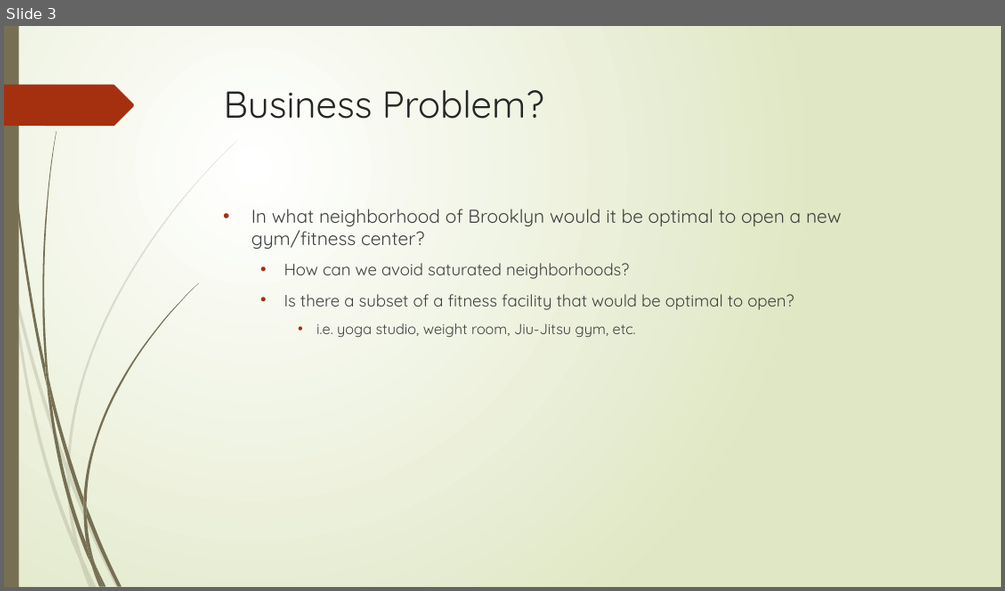
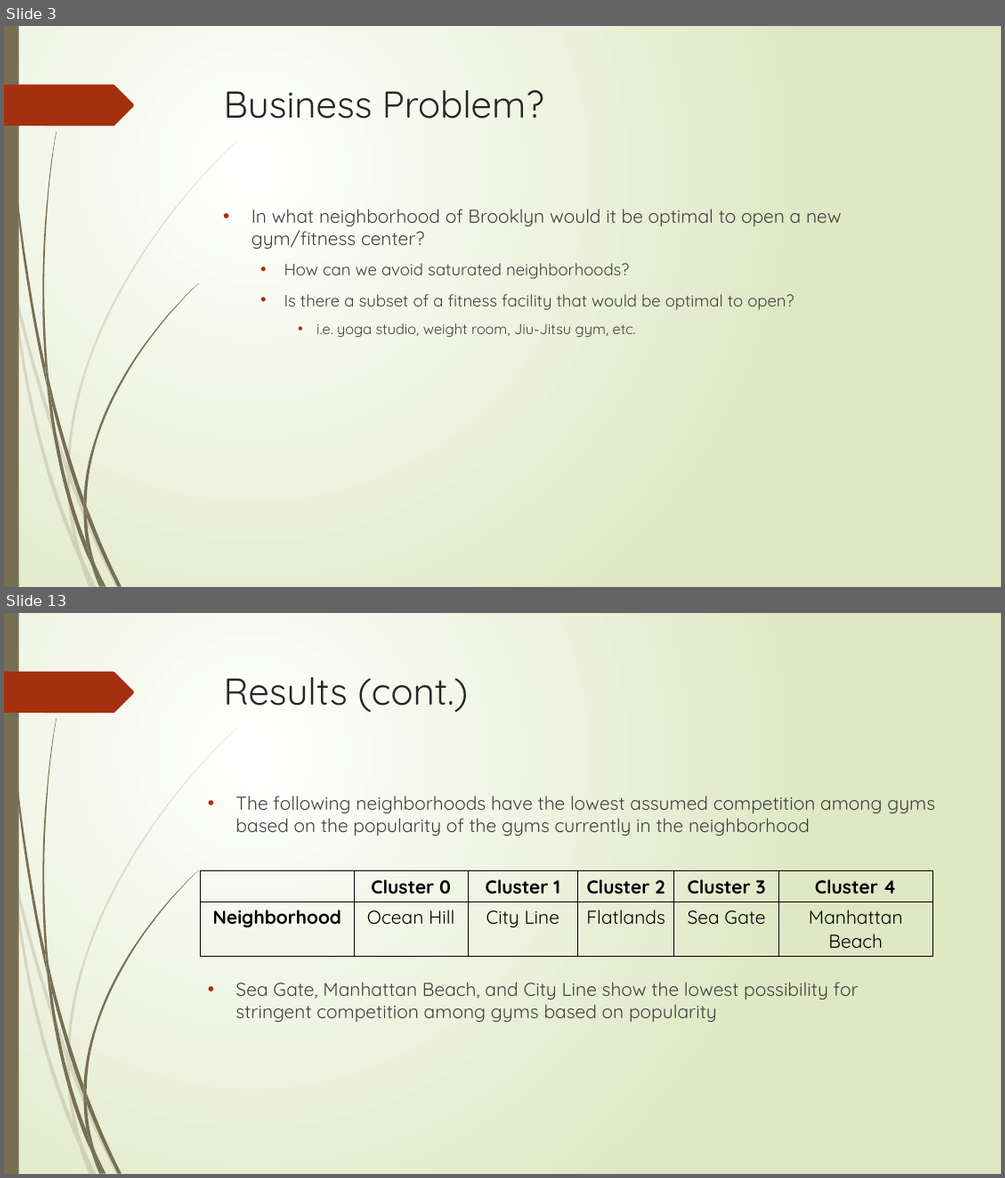
Before and after one commit to ajncle/The-Battle-of-Neighborhoods, a slide deck: Optimal Location for a Gym in Brooklyn.pptx. Shown one above the other, each under a label of ours: slide 3 before the commit, slides 3 and 13 after it; the slides between them are not shown. The pictures are 1005x591 and 1005x1178 pixels, drawn with LibreOffice and Linux fonts; fonts in the diff are those of the drawing. Boxes give left, top, right and bottom in pixels: in the first picture for what was removed or moved away, otherwise in the second. Text is boxed around its words. In the diff, an @@ line names an element or a change of style, - is before the commit and + after.

```diff
--- a/Optimal Location for a Gym in Brooklyn.pptx
+++ b/Optimal Location for a Gym in Brooklyn.pptx
@@ slide 13 added at [4,613,1001,1174], background gradient #FFFFFF to #DFE8C4; not listed: 24 template elements that a slide beside it also shows @@
@@ title added at [224,677,468,712], 36 pt, text #262626 @@
+Results (cont.)
@@ text added at [235,795,935,1022], 18 pt, text #404040 @@
+• The following neighborhoods have the lowest assumed competition among gyms based on the popularity of the gyms currently in the neighborhood
+• Sea Gate, Manhattan Beach, and City Line show the lowest possibility for stringent competition among gyms based on popularity
@@ table added at [201,871,933,954], 2 rows, 6 columns @@
+ | Cluster 0 | Cluster 1 | Cluster 2 | Cluster 3 | Cluster 4
+Neighborhood | Ocean Hill | City Line | Flatlands | Sea Gate | Manhattan Beach
```
Also in this commit, not shown: 12 other slides added, 1 slide removed.
